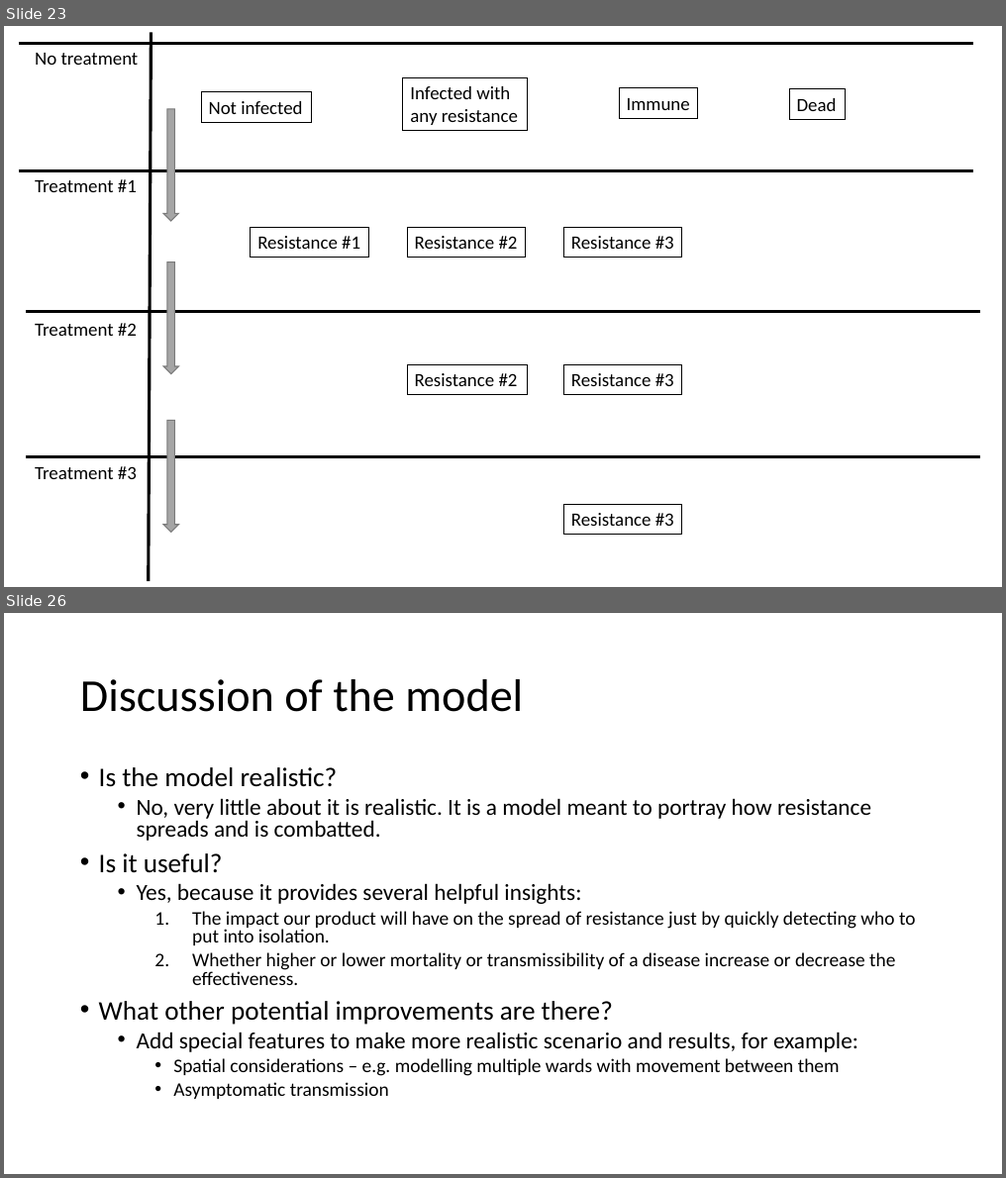
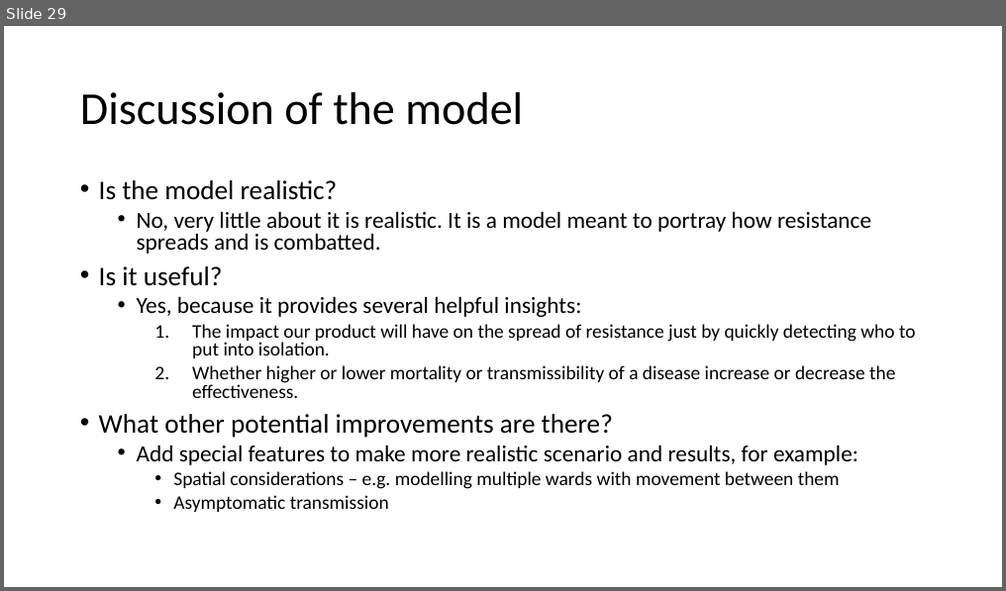
Before and after one commit to EdmundGoodman/Warwick_modelling, a slide deck: modelling_presentation/ComputerModellingPresentation.pptx. Shown one above the other, each under a label of ours: slides 23 and 26 before the commit, slide 29 after it; the slides between them are not shown. The pictures are 1006x1178 and 1006x591 pixels, drawn with LibreOffice and Linux fonts; fonts in the diff are those of the drawing. Boxes give left, top, right and bottom in pixels: in the first picture for what was removed or moved away, otherwise in the second. Text is boxed around its words. In the diff, an @@ line names an element or a change of style, - is before the commit and + after.

```diff
--- a/modelling_presentation/ComputerModellingPresentation.pptx
+++ b/modelling_presentation/ComputerModellingPresentation.pptx
@@ slide 23 removed at (4, 26, 1002, 587), background #FFFFFF @@
@@ line removed from (18, 43) to (973, 43) @@
@@ text removed at (35, 53, 139, 65) @@
-No treatment
@@ line removed from (151, 32) to (149, 581) @@
@@ rectangle removed at (403, 77, 528, 131) @@
-Infected with any resistance
@@ down arrow removed at (163, 109, 178, 221) @@
@@ rectangle removed at (201, 92, 311, 122) @@
-Not infected
@@ rectangle removed at (620, 88, 698, 118) @@
-Immune
@@ rectangle removed at (789, 89, 846, 119) @@
-Dead
@@ line removed from (18, 172) to (973, 172) @@
@@ text removed at (35, 179, 137, 192) @@
-Treatment #1
@@ rectangle removed at (251, 227, 368, 258) @@
-Resistance #1
@@ rectangle removed at (408, 227, 526, 258) @@
-Resistance #2
@@ rectangle removed at (564, 227, 682, 258) @@
-Resistance #3
@@ down arrow removed at (163, 263, 178, 374) @@
@@ line removed from (26, 312) to (980, 312) @@
@@ text removed at (35, 323, 137, 336) @@
-Treatment #2
@@ rectangle removed at (408, 366, 528, 395) @@
-Resistance #2
@@ rectangle removed at (564, 366, 682, 395) @@
-Resistance #3
@@ down arrow removed at (163, 421, 178, 533) @@
@@ line removed from (26, 458) to (980, 458) @@
@@ text removed at (35, 467, 137, 479) @@
-Treatment #3
@@ rectangle removed at (564, 504, 682, 534) @@
-Resistance #3
@@ what was slide 26 is now slide 29 @@
```
Also in this commit, not shown: 6 slides changed, 8 slides added, 4 other slides removed, 1 other file.
